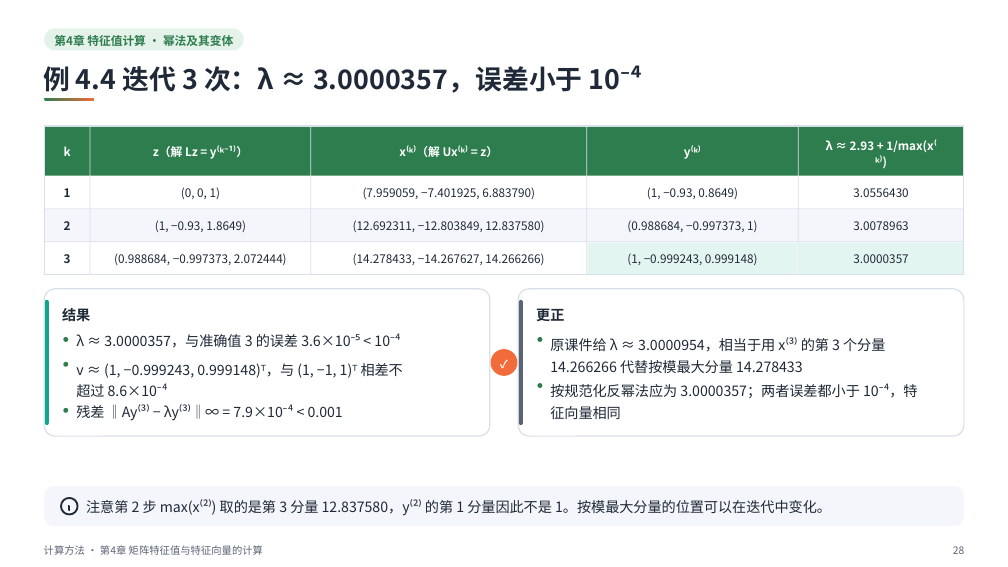
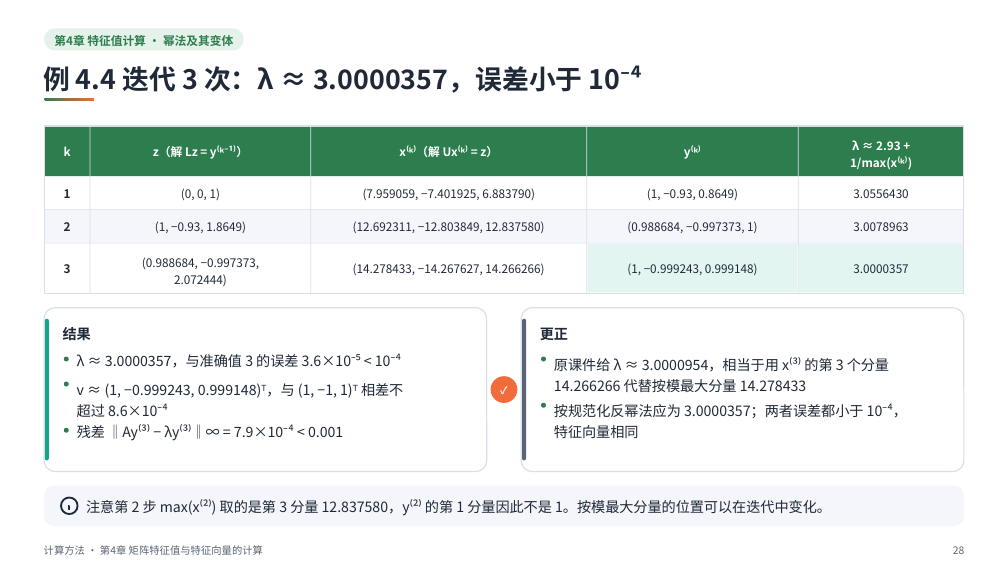
Before and after one commit to sweetcornna/JLU-remake, a slide deck: slide 28 of 大二下/计算方法（by陈广广）/重制版PPT/第4章 矩阵特征值与特征向量的计算（重制版）.pptx. Drawn at 1008x567 pixels with LibreOffice and Linux fonts; fonts in the diff are those of the drawing. Boxes give left, top, right and bottom in pixels: in the first picture for what was removed or moved away, otherwise in the second. Text is boxed around its words. In the diff, an @@ line names an element or a change of style, - is before the commit and + after.

```diff
--- a/大二下/计算方法（by陈广广）/重制版PPT/第4章 矩阵特征值与特征向量的计算（重制版）.pptx
+++ b/大二下/计算方法（by陈广广）/重制版PPT/第4章 矩阵特征值与特征向量的计算（重制版）.pptx
@@ rectangle resized from (x1=44, y1=126, x2=964, y2=275) to (x1=44, y1=126, x2=964, y2=293) @@
@@ rectangle resized from (x1=90, y1=126, x2=91, y2=275) to (x1=90, y1=126, x2=91, y2=293) @@
@@ rectangle resized from (x1=311, y1=126, x2=312, y2=275) to (x1=311, y1=126, x2=312, y2=293) @@
@@ rectangle resized from (x1=587, y1=126, x2=588, y2=275) to (x1=587, y1=126, x2=588, y2=293) @@
@@ rectangle resized from (x1=799, y1=126, x2=799, y2=275) to (x1=799, y1=126, x2=799, y2=293) @@
@@ text at (x1=850, y1=140, x2=907, y2=169): spaces changed @@
-λ ≈ 2.93 + 1/max(x⁽
-ᵏ⁾)
+λ ≈ 2.93 +
+1/max(x⁽ᵏ⁾)
@@ text "(0.988684, −0.997373, 2.072444)" moved from (x1=114, y1=253, x2=287, y2=265) to (x1=142, y1=257, x2=260, y2=286) @@
@@ text "(0.988684, −0.997373, 2.072444)" at (x1=142, y1=257, x2=260, y2=286): line spacing 1 to 15.8pt @@
@@ rectangle resized from (x1=588, y1=243, x2=798, y2=274) to (x1=588, y1=244, x2=798, y2=293) @@
@@ rectangle resized from (x1=799, y1=243, x2=963, y2=274) to (x1=799, y1=244, x2=963, y2=293) @@
@@ 4 texts moved together from (x1=64, y1=253, x2=908, y2=265) to (x1=64, y1=263, x2=908, y2=275) @@
@@ rounded rectangle resized from (x1=44, y1=289, x2=490, y2=436) to (x1=44, y1=308, x2=486, y2=472) @@
@@ rounded rectangle at (x1=44, y1=308, x2=486, y2=472): proportions changed @@
@@ rounded rectangle resized from (x1=45, y1=300, x2=48, y2=426) to (x1=45, y1=319, x2=48, y2=461) @@
@@ rounded rectangle at (x1=522, y1=308, x2=964, y2=472): proportions changed @@
@@ rounded rectangle resized from (x1=518, y1=289, x2=964, y2=436) to (x1=522, y1=308, x2=964, y2=472) @@
@@ rounded rectangle resized from (x1=519, y1=300, x2=523, y2=426) to (x1=523, y1=319, x2=526, y2=461) @@
@@ ellipse moved from (x1=491, y1=349, x2=517, y2=376) to (x1=491, y1=377, x2=517, y2=403) @@
@@ text "✓" moved from (x1=498, y1=357, x2=510, y2=374) to (x1=498, y1=385, x2=510, y2=401) @@
@@ text "✓" at (x1=498, y1=385, x2=510, y2=401): size 10.5 to 9.8 pt @@
@@ 2 texts, 2 ellipses moved together from (x1=536, y1=308, x2=885, y2=388) to (x1=540, y1=327, x2=889, y2=408) @@
@@ text at (x1=554, y1=403, x2=893, y2=438): spaces changed @@
-按规范化反幂法应为 3.0000357；两者误差都小于 10⁻⁴，特
-征向量相同
+按规范化反幂法应为 3.0000357；两者误差都小于 10⁻⁴，
+特征向量相同
@@ 4 texts, 3 ellipses moved together from (x1=62, y1=308, x2=403, y2=421) to (x1=63, y1=325, x2=403, y2=441) @@
```
Also in this commit, not shown: 36 other slides changed, 21 other files.
